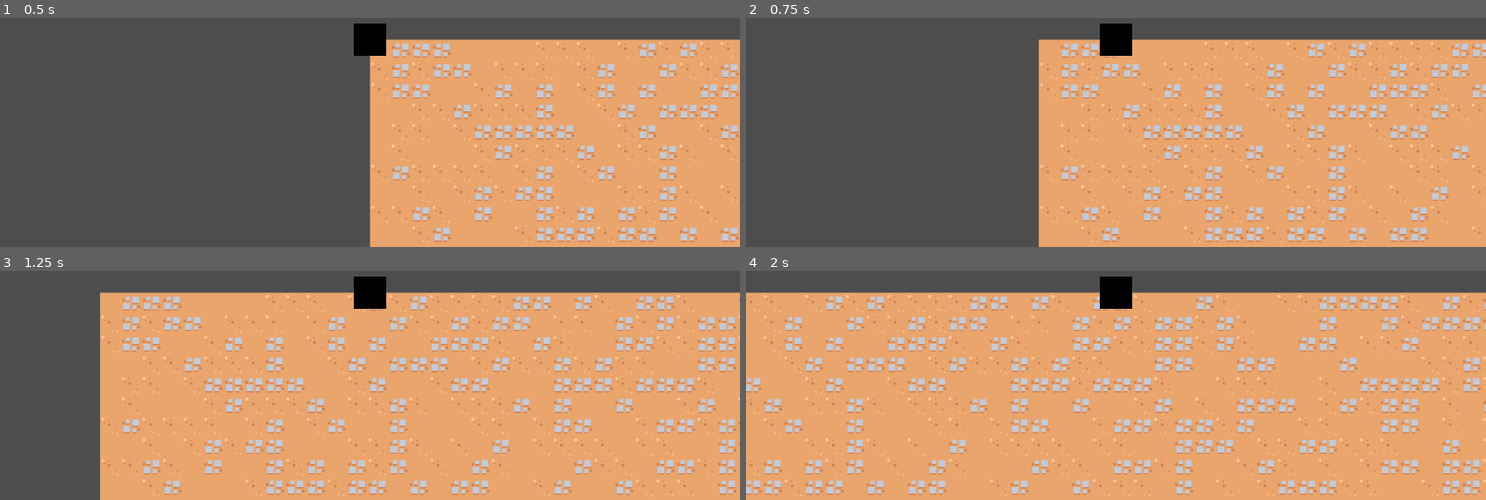
Above: before the commit, frames 1-4 (two rows, left to right).
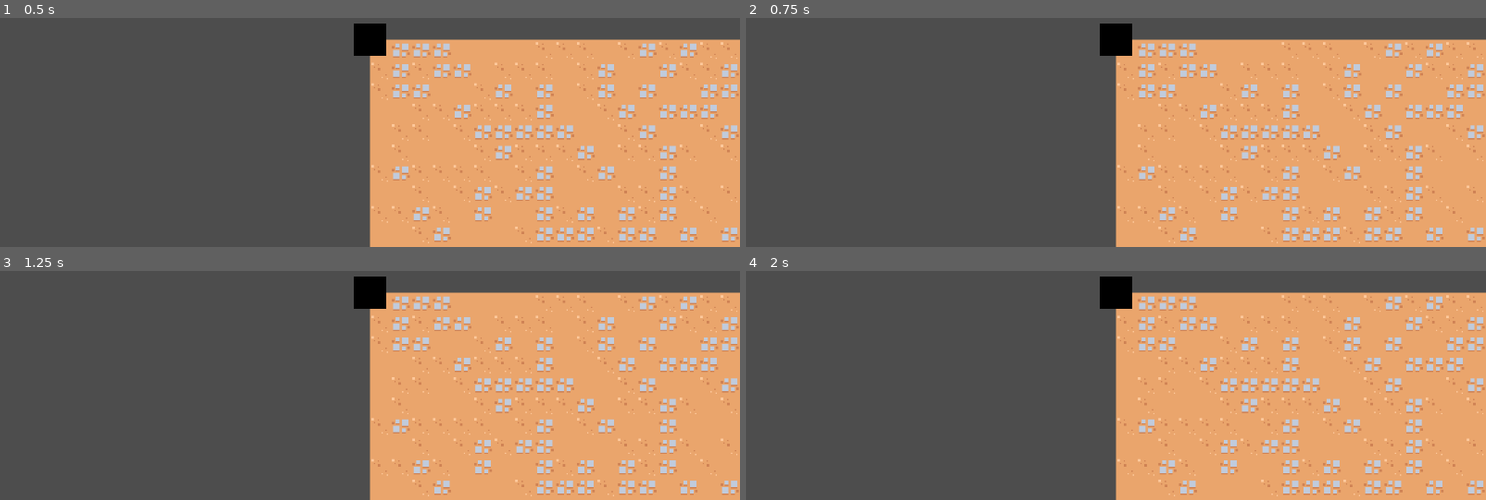
Above: after the commit, the same moments.

Repository: AineeJames/ToBeNamed
Game: Godot game, scene res://scenes/main_game/main_game.tscn
Same seed, same stepped clock (60 frames per second), same inputs: the game is played once before the commit and once after it.
Inputs:
- Up to frame 1 (0.5 s): no input
- Up to frame 2 (0.75 s): tap Enter (ui_accept) at 0.5 s; hold Right (ui_right) from 0.53 s (still down)
- Up to frame 3 (1.25 s): keep holding Right (ui_right); tap Enter (ui_accept) at 0.77 s
- Up to frame 4 (2 s): keep holding Right (ui_right); tap Enter (ui_accept) at 1.52 s

Frame 1 is identical in both runs. In frame 2, 20% of the frame differs, in the area x 39-100%, y 9-100%; in frame 3, 43%; in frame 4, 56%, in the area x 0-100%, y 9-100%.

Commit message:
added wasd controls

Diff:
--- a/project.godot
+++ b/project.godot
@@ -13,7 +13,34 @@
 config/name="ToBeNamed"
 run/main_scene="res://scenes/main_game/main_game.tscn"
 config/features=PackedStringArray("4.2", "Forward Plus")
-config/icon="res://icon.svg"
+
+[input]
+
+move_left={
+"deadzone": 0.5,
+"events": [Object(InputEventKey,"resource_local_to_scene":false,"resource_name":"","device":-1,"window_id":0,"alt_pressed":false,"shift_pressed":false,"ctrl_pressed":false,"meta_pressed":false,"pressed":false,"keycode":0,"physical_keycode":65,"key_label":0,"unicode":97,"echo":false,"script":null)
+]
+}
+move_right={
+"deadzone": 0.5,
+"events": [Object(InputEventKey,"resource_local_to_scene":false,"resource_name":"","device":-1,"window_id":0,"alt_pressed":false,"shift_pressed":false,"ctrl_pressed":false,"meta_pressed":false,"pressed":false,"keycode":0,"physical_keycode":68,"key_label":0,"unicode":100,"echo":false,"script":null)
+]
+}
+move_up={
+"deadzone": 0.5,
+"events": [Object(InputEventKey,"resource_local_to_scene":false,"resource_name":"","device":-1,"window_id":0,"alt_pressed":false,"shift_pressed":false,"ctrl_pressed":false,"meta_pressed":false,"pressed":false,"keycode":0,"physical_keycode":87,"key_label":0,"unicode":119,"echo":false,"script":null)
+]
+}
+move_down={
+"deadzone": 0.5,
+"events": [Object(InputEventKey,"resource_local_to_scene":false,"resource_name":"","device":-1,"window_id":0,"alt_pressed":false,"shift_pressed":false,"ctrl_pressed":false,"meta_pressed":false,"pressed":false,"keycode":0,"physical_keycode":83,"key_label":0,"unicode":115,"echo":false,"script":null)
+]
+}
+fire={
+"deadzone": 0.5,
+"events": [Object(InputEventMouseButton,"resource_local_to_scene":false,"resource_name":"","device":-1,"window_id":0,"alt_pressed":false,"shift_pressed":false,"ctrl_pressed":false,"meta_pressed":false,"button_mask":0,"position":Vector2(0, 0),"global_position":Vector2(0, 0),"factor":1.0,"button_index":1,"canceled":false,"pressed":false,"double_click":false,"script":null)
+]
+}
 
 [rendering]
 
--- a/scenes/character/mainChar.gd
+++ b/scenes/character/mainChar.gd
@@ -19,13 +19,13 @@
 
 	# Get the input direction and handle the movement/deceleration.
 	# As good practice, you should replace UI actions with custom gameplay actions.
-	var direction = Input.get_axis("ui_left", "ui_right")
+	var direction = Input.get_axis("move_left", "move_right")
 	if direction:
 		velocity.x = direction * SPEED
 	else:
 		velocity.x = move_toward(velocity.x, 0, SPEED)
 
-	var ydirection = Input.get_axis("ui_up", "ui_down")
+	var ydirection = Input.get_axis("move_up", "move_down")
 	if ydirection:
 		velocity.y = ydirection * SPEED
 	else:
Not shown: 1 places in scenes/character/mainchar.tscn that only renumber resources
Not shown: 1 places in scenes/main_game/main_game.tscn that only renumber resources
